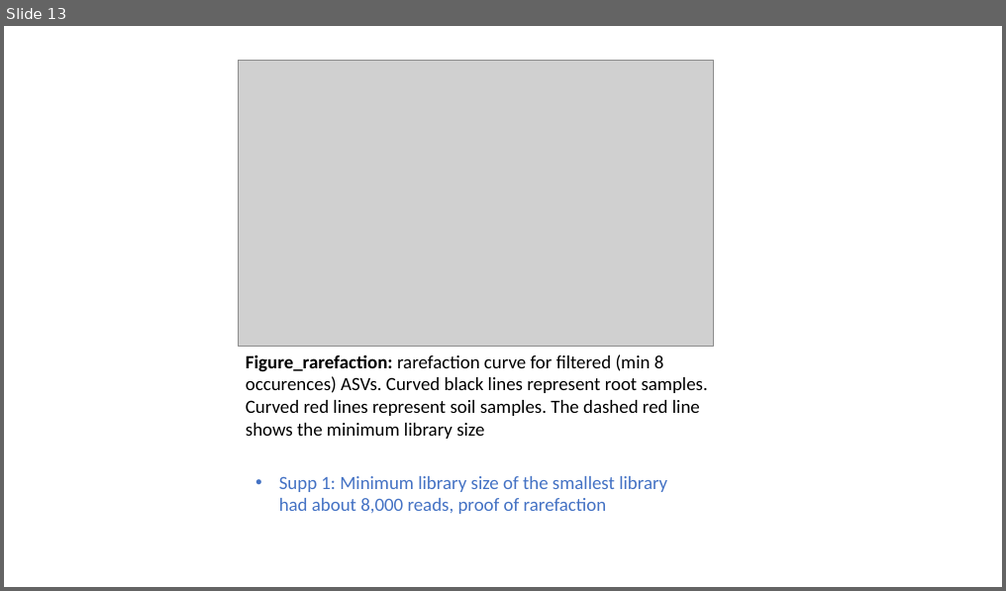
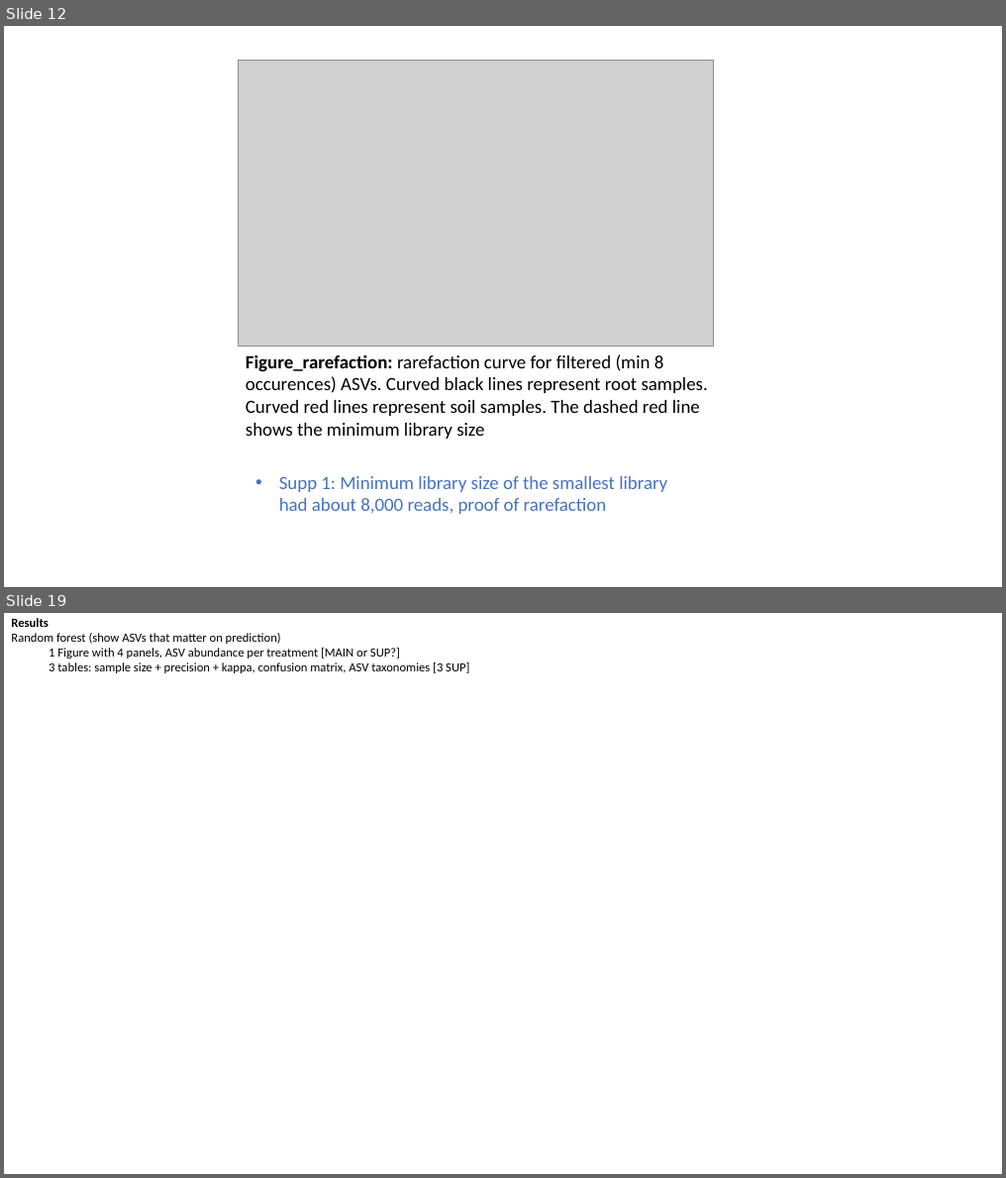
Before and after one commit to PedroBeschoren/Beschoren_Aragon_etal_2024, a slide deck: Docs/Story_shaping.pptx. Shown one above the other, each under a label of ours: slide 13 before the commit, slides 12 and 19 after it; the slides between them are not shown. The pictures are 1006x591 and 1006x1178 pixels, drawn with LibreOffice and Linux fonts; fonts in the diff are those of the drawing; grey boxes stand for pictures. Boxes give left, top, right and bottom in pixels: in the first picture for what was removed or moved away, otherwise in the second. Text is boxed around its words. In the diff, an @@ line names an element or a change of style, - is before the commit and + after.

```diff
--- a/Docs/Story_shaping.pptx
+++ b/Docs/Story_shaping.pptx
@@ slide 19 added at (x1=4, y1=613, x2=1002, y2=1174), background #FFFFFF @@
@@ text added at (x1=11, y1=618, x2=469, y2=673), 12 pt, text #000000 @@
+Results
+Random forest (show ASVs that matter on prediction)
+  1 Figure with 4 panels, ASV abundance per treatment [MAIN or SUP?]
+  3 tables: sample size + precision + kappa, confusion matrix, ASV taxonomies [3 SUP]
@@ what was slide 13 is now slide 12 @@
```
Also in this commit, not shown: 6 other slides added, 4 slides removed, 4 other files.
